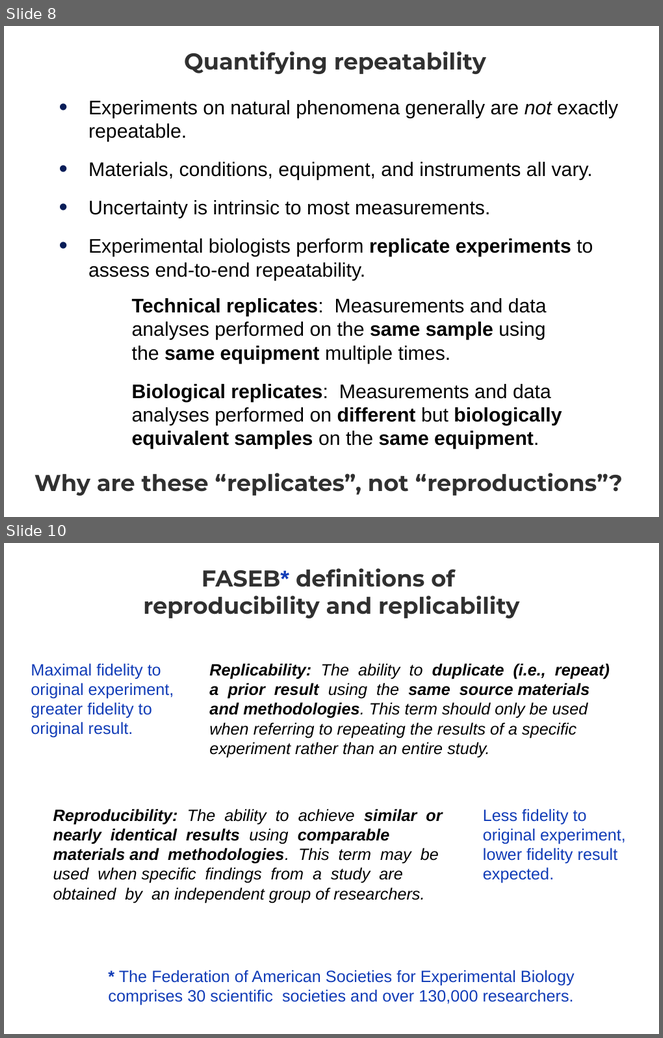
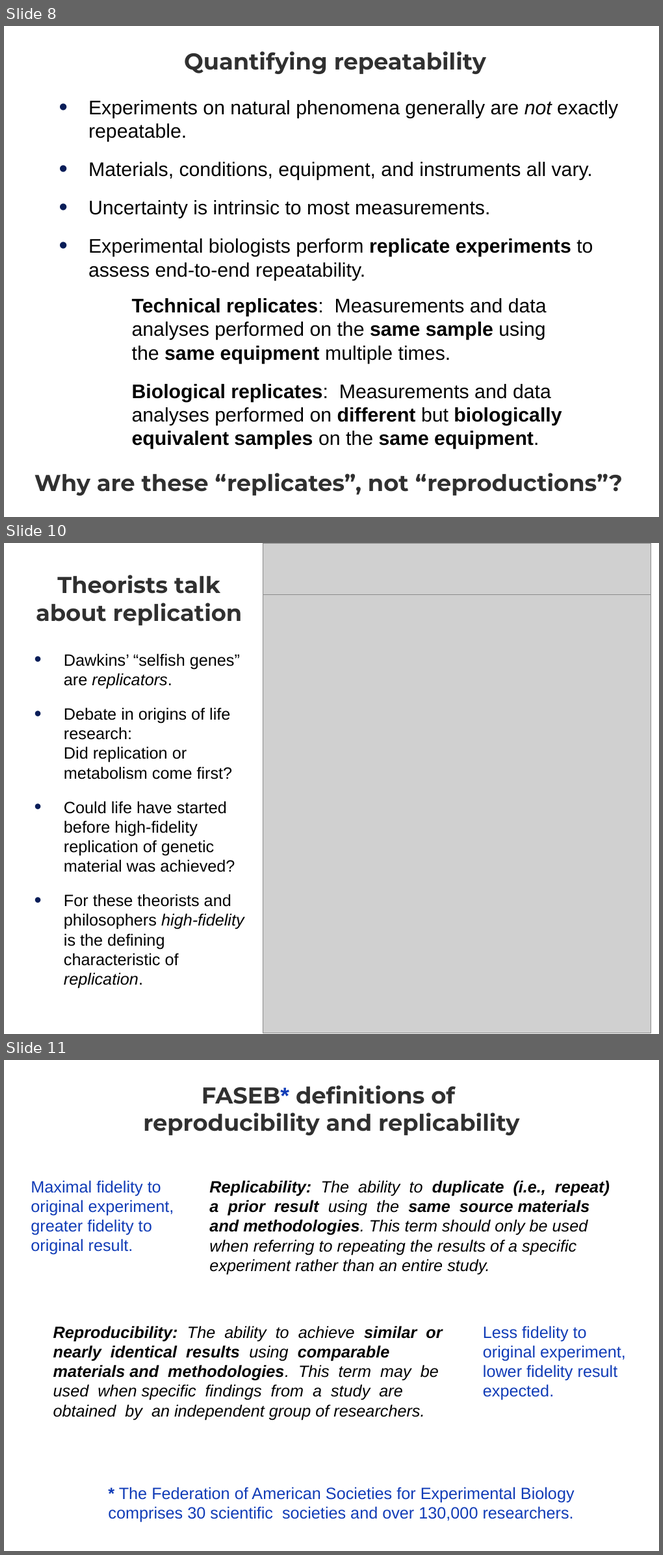
Before and after one commit to whole-tale/reproducibility-components, a slide deck: ro2019/presentation/reproducibility_by_other_means_presentation.ppt. Shown one above the other, each under a label of ours: slides 8 and 10 before the commit, slides 8, 10 and 11 after it; the slides between them are not shown. The pictures are 663x1038 and 663x1555 pixels, drawn with LibreOffice and Linux fonts; fonts in the diff are those of the drawing; grey boxes stand for pictures. Boxes give left, top, right and bottom in pixels: in the first picture for what was removed or moved away, otherwise in the second. Text is boxed around its words. In the diff, an @@ line names an element or a change of style, - is before the commit and + after.

```diff
--- a/ro2019/presentation/reproducibility_by_other_means_presentation.ppt
+++ b/ro2019/presentation/reproducibility_by_other_means_presentation.ppt
@@ slide 10 added at (4,543,659,1034), background #FFFFFF @@
@@ picture added at (263,543,651,595) @@
@@ text added at (36,575,243,626), 28 pt, text #303030, bold @@
+Theorists talk about replication
@@ picture added at (263,592,651,1033) @@
@@ text added at (64,653,244,989), 20 pt, text #000000 @@
+• Dawkins’ “selfish genes” are replicators.
+• Debate in origins of life research: Did replication or metabolism come first?
+• Could life have started before high-fidelity replication of genetic material was achieved?
+• For these theorists and philosophers high-fidelity is the defining characteristic of replication.
@@ what was slide 10 is now slide 11 @@
```
Also in this commit, not shown: 3 slides changed, 1 other file.
